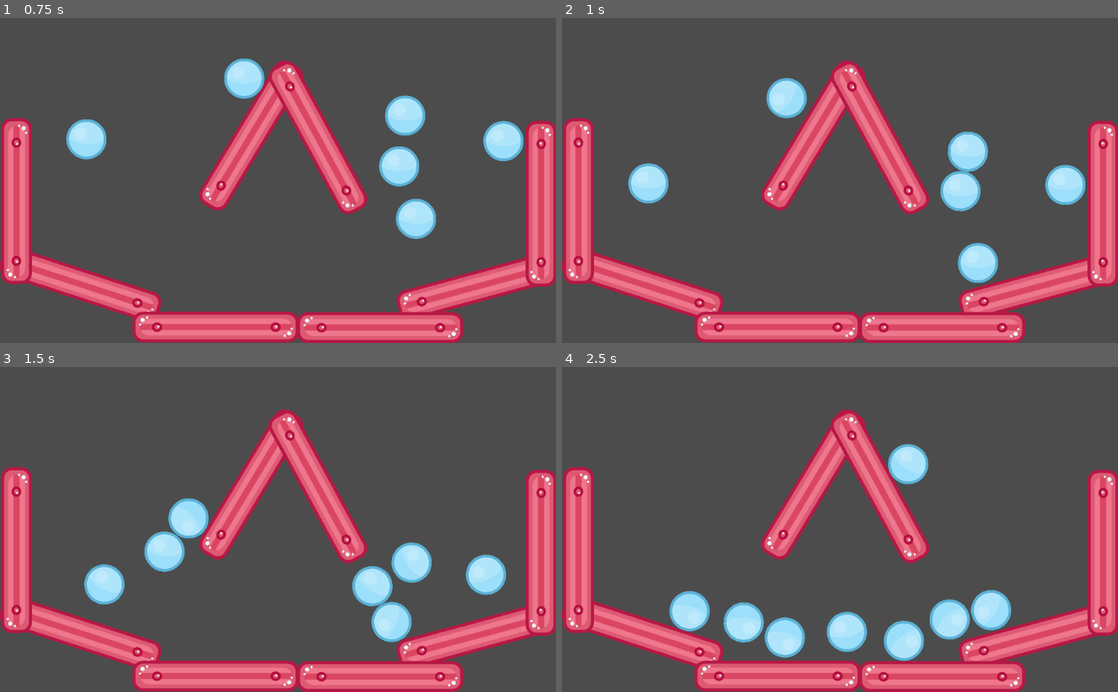
Above: before the commit, frames 1-4 (two rows, left to right).
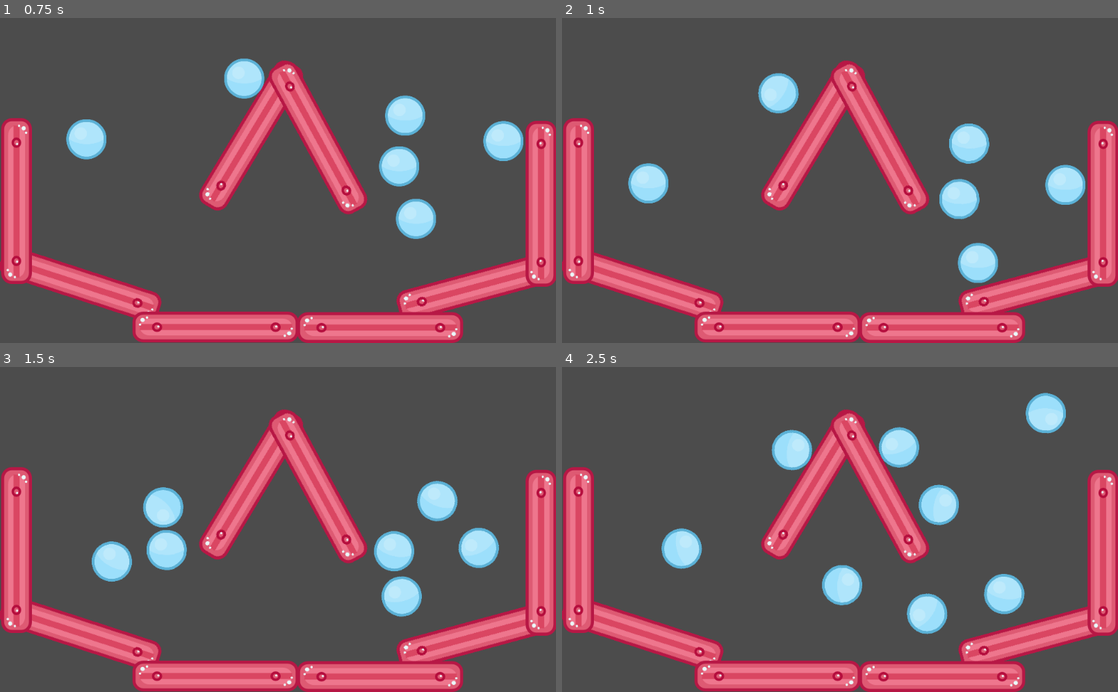
Above: after the commit, the same moments.

Repository: webchick/godot-tutorial
Game: Godot game, scene res://Main.tscn
Same seed, same stepped clock (60 frames per second), same inputs: the game is played once before the commit and once after it.
Inputs (mouse positions are in pixels of both pictures, inside the frame that each line leads up to):
- Up to frame 1 (0.75 s): move the mouse to (400, 164) at 0.52 s; press the mouse at (400, 164) at 0.53 s
- Up to frame 2 (1 s): no input
- Up to frame 3 (1.5 s): move the mouse to (166, 545) at 1.27 s; release the mouse at (166, 545) at 1.28 s; click (166, 545) at 1.35 s
- Up to frame 4 (2.5 s): move the mouse to (895, 458) at 2.02 s; press the mouse at (895, 458) at 2.03 s

Frame 1 is identical in both runs. In frame 2, 1.7% of the frame differs, in the area x 35-77%, y 16-62%; in frame 3, 7.3%; in frame 4, 10%, in the area x 17-91%, y 7-91%.

Commit message:
MANY BALLZ, MUCH BOUNCE.

Diff:
--- a/Ball.tscn
+++ b/Ball.tscn
@@ -3,6 +3,7 @@
 [ext_resource path="res://assets/ballBlue_10.png" type="Texture" id=1]
 
 [sub_resource type="PhysicsMaterial" id=1]
+bounce = 1.0
 
 [sub_resource type="CircleShape2D" id=2]
 radius = 37.1452
